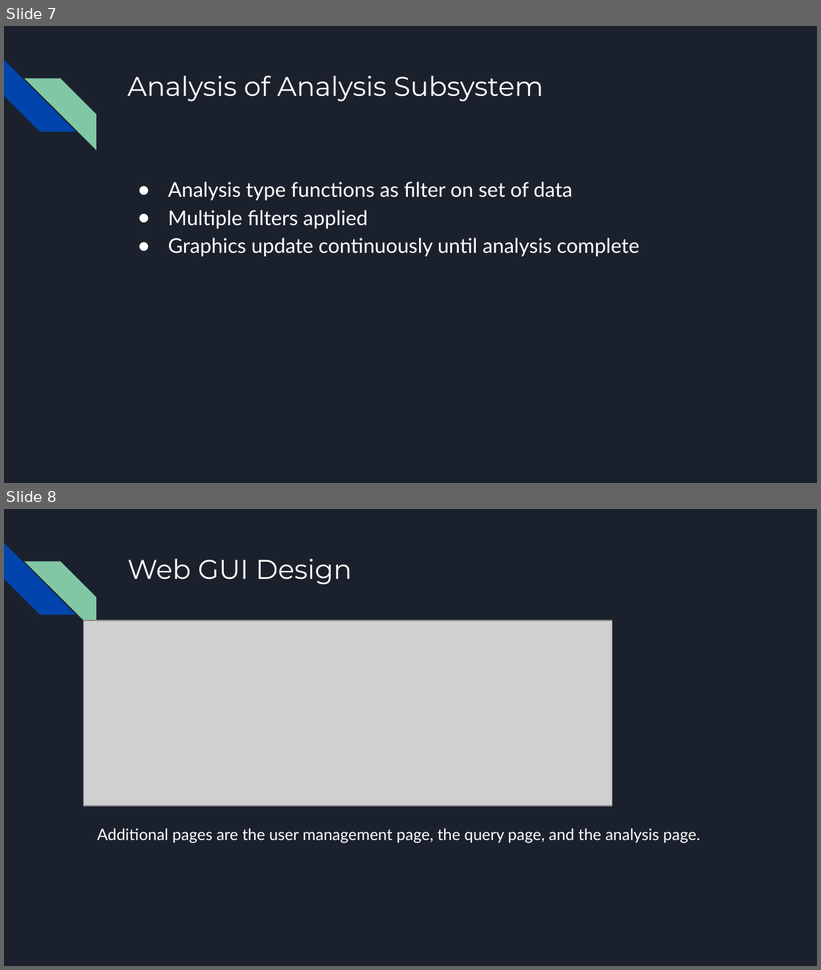
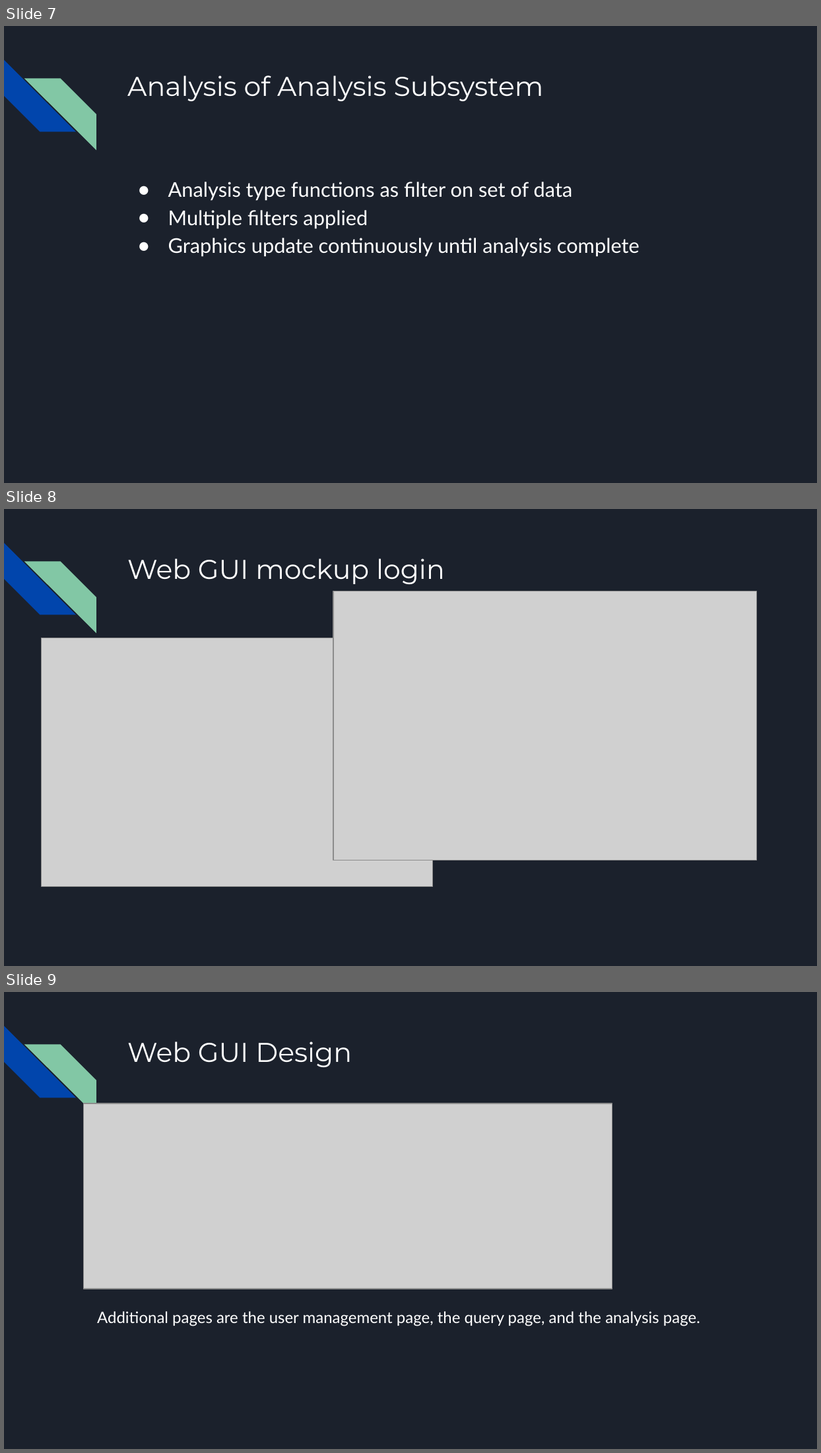
Before and after one commit to JoshCMoore/Massmine-for-the-Masses, a slide deck: documentation/slides/PresentationFeb14.pptx. Shown one above the other, each under a label of ours: slides 7 and 8 before the commit, slides 7, 8 and 9 after it. The pictures are 821x970 and 821x1453 pixels, drawn with LibreOffice and Linux fonts; fonts in the diff are those of the drawing; grey boxes stand for pictures. Boxes give left, top, right and bottom in pixels: in the first picture for what was removed or moved away, otherwise in the second. Text is boxed around its words. In the diff, an @@ line names an element or a change of style, - is before the commit and + after.

```diff
--- a/documentation/slides/PresentationFeb14.pptx
+++ b/documentation/slides/PresentationFeb14.pptx
@@ slide 8 added at box(4, 509, 817, 966), background #1B212C; not listed: 2 template elements that a slide beside it also shows @@
@@ title added at box(127, 559, 445, 584), 24 pt, text #FFFFFF @@
+Web GUI mockup login
@@ picture added at box(333, 591, 756, 860) @@
@@ picture added at box(42, 638, 432, 887) @@
@@ what was slide 8 is now slide 9 @@
```
Also in this commit, not shown: 1 slide changed.
